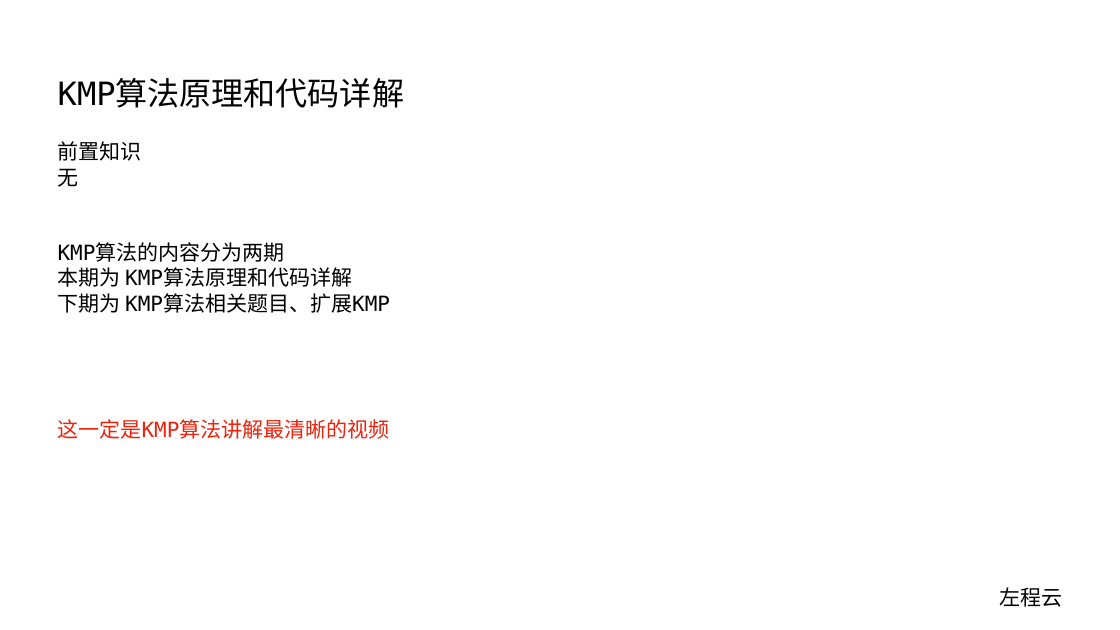
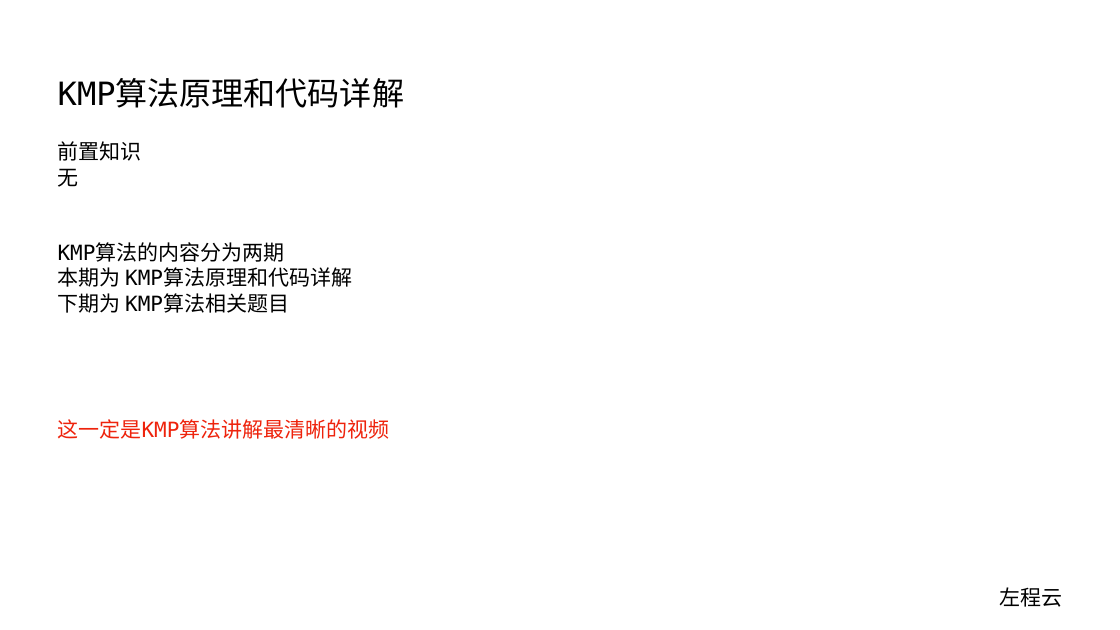
Before and after one commit to algorithmzuo/algorithm-journey, a slide deck: slide 1 of ppt/算法讲解100【扩展】 KMP算法原理和代码详解.pptx. Drawn at 1120x630 pixels with LibreOffice and Linux fonts; fonts in the diff are those of the drawing. Boxes give left, top, right and bottom in pixels: in the first picture for what was removed or moved away, otherwise in the second. Text is boxed around its words. In the diff, an @@ line names an element or a change of style, - is before the commit and + after.

```diff
--- a/ppt/算法讲解100【扩展】 KMP算法原理和代码详解.pptx
+++ b/ppt/算法讲解100【扩展】 KMP算法原理和代码详解.pptx
@@ text at <box>58,293,289,313</box>: text changed @@
-下期为 KMP算法相关题目、扩展KMP
+下期为 KMP算法相关题目
```
Also in this commit, not shown: 1 other slide changed, 4 other files.
